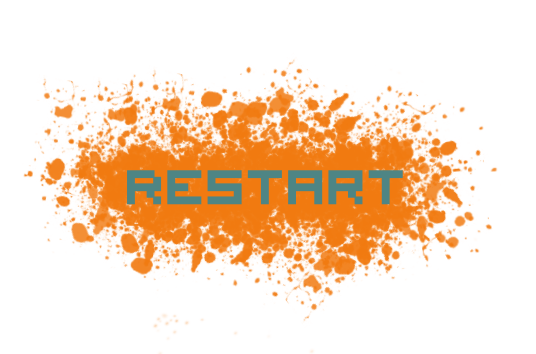
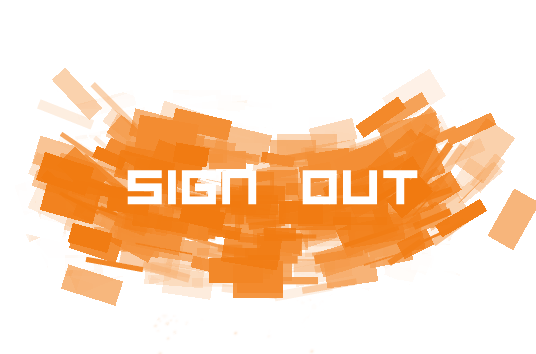
Before/after of a 536 x 354 layered artwork. What changed in the layer stack:
painted on "Paint Layer 1" over [15,53,536,337]
